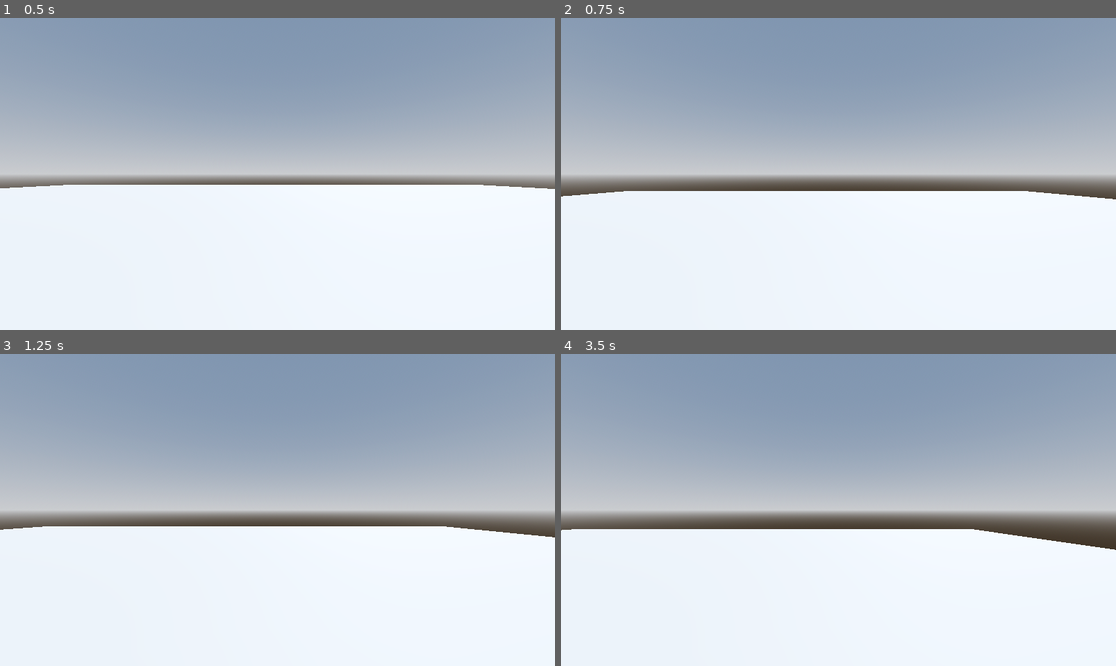
Above: before the commit, frames 1-4 (two rows, left to right).
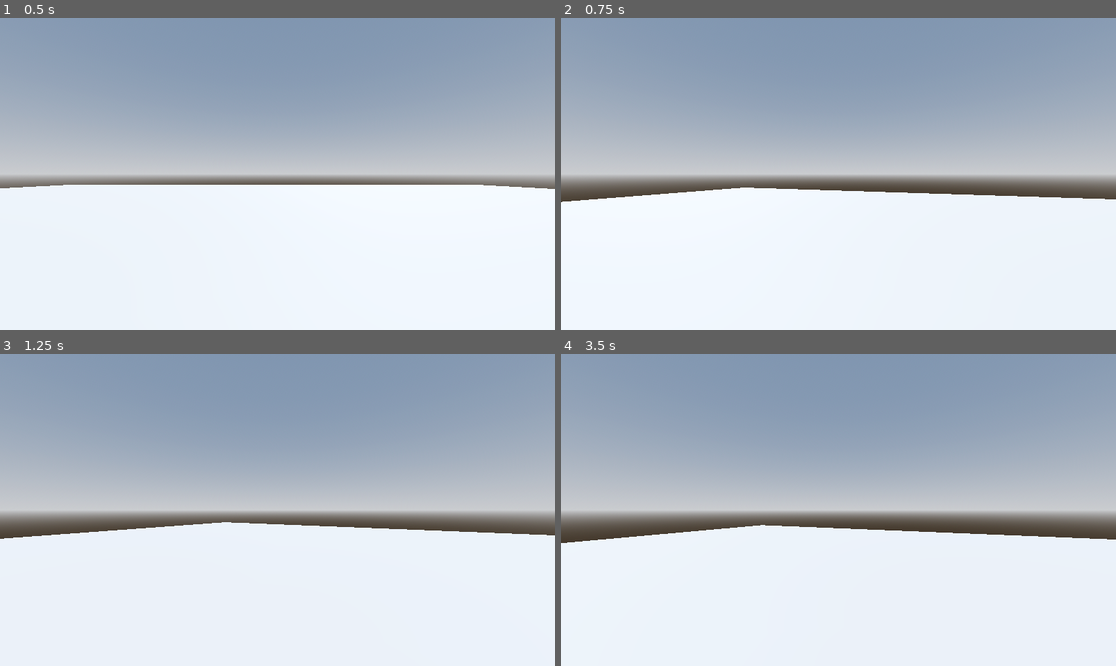
Above: after the commit, the same moments.

Repository: ellebell43/ylands-2
Game: Godot game, scene res://scenes/test.tscn
Same seed, same stepped clock (60 frames per second), same inputs: the game is played once before the commit and once after it. The project has no main scene, so this scene is started directly.
Inputs:
- Up to frame 1 (0.5 s): no input
- Up to frame 2 (0.75 s): tap Enter (ui_accept) at 0.5 s; hold Right (ui_right) from 0.53 s (still down)
- Up to frame 3 (1.25 s): keep holding Right (ui_right); tap Enter (ui_accept) at 0.77 s
- Up to frame 4 (3.5 s): release Right (ui_right) at 1.28 s; hold Down (ui_down) 1.28-2.03 s; tap Enter (ui_accept) at 1.52, 3.02 s; hold Right (ui_right) 2.03-2.78 s; hold Up (ui_up) from 2.78 s (still down)

Frame 1 is identical in both runs. In frame 2, 0.9% of the frame differs, in the area x 0-100%, y 54-60%; in frame 3, 1.0%; in frame 4, 1.3%, in the area x 0-100%, y 54-63%.

Commit message:
created general movement keys for the player and player can now rotate left and right. This scheme is temporary since it uses keys instead of cursor movement for player rotation

Diff:
--- a/project.godot
+++ b/project.godot
@@ -13,3 +13,36 @@
 config/name="ylands-2"
 config/features=PackedStringArray("4.5", "Forward Plus")
 config/icon="res://icon.svg"
+
+[input]
+
+move_right={
+"deadzone": 0.2,
+"events": [Object(InputEventKey,"resource_local_to_scene":false,"resource_name":"","device":-1,"window_id":0,"alt_pressed":false,"shift_pressed":false,"ctrl_pressed":false,"meta_pressed":false,"pressed":false,"keycode":0,"physical_keycode":68,"key_label":0,"unicode":100,"location":0,"echo":false,"script":null)
+]
+}
+move_left={
+"deadzone": 0.2,
+"events": [Object(InputEventKey,"resource_local_to_scene":false,"resource_name":"","device":-1,"window_id":0,"alt_pressed":false,"shift_pressed":false,"ctrl_pressed":false,"meta_pressed":false,"pressed":false,"keycode":0,"physical_keycode":65,"key_label":0,"unicode":97,"location":0,"echo":false,"script":null)
+]
+}
+move_back={
+"deadzone": 0.2,
+"events": [Object(InputEventKey,"resource_local_to_scene":false,"resource_name":"","device":-1,"window_id":0,"alt_pressed":false,"shift_pressed":false,"ctrl_pressed":false,"meta_pressed":false,"pressed":false,"keycode":0,"physical_keycode":83,"key_label":0,"unicode":115,"location":0,"echo":false,"script":null)
+]
+}
+move_forward={
+"deadzone": 0.2,
+"events": [Object(InputEventKey,"resource_local_to_scene":false,"resource_name":"","device":-1,"window_id":0,"alt_pressed":false,"shift_pressed":false,"ctrl_pressed":false,"meta_pressed":false,"pressed":false,"keycode":0,"physical_keycode":87,"key_label":0,"unicode":119,"location":0,"echo":false,"script":null)
+]
+}
+look_left={
+"deadzone": 0.2,
+"events": [Object(InputEventKey,"resource_local_to_scene":false,"resource_name":"","device":-1,"window_id":0,"alt_pressed":false,"shift_pressed":false,"ctrl_pressed":false,"meta_pressed":false,"pressed":false,"keycode":0,"physical_keycode":4194319,"key_label":0,"unicode":0,"location":0,"echo":false,"script":null)
+]
+}
+look_right={
+"deadzone": 0.2,
+"events": [Object(InputEventKey,"resource_local_to_scene":false,"resource_name":"","device":-1,"window_id":0,"alt_pressed":false,"shift_pressed":false,"ctrl_pressed":false,"meta_pressed":false,"pressed":false,"keycode":0,"physical_keycode":4194321,"key_label":0,"unicode":0,"location":0,"echo":false,"script":null)
+]
+}
--- a/scenes/player.gd
+++ b/scenes/player.gd
@@ -16,7 +16,7 @@
 
 	# Get the input direction and handle the movement/deceleration.
 	# As good practice, you should replace UI actions with custom gameplay actions.
-	var input_dir := Input.get_vector("ui_left", "ui_right", "ui_up", "ui_down")
+	var input_dir := Input.get_vector("move_left", "move_right", "move_forward", "move_back")
 	var direction := (transform.basis * Vector3(input_dir.x, 0, input_dir.y)).normalized()
 	if direction:
 		velocity.x = direction.x * SPEED
@@ -25,4 +25,9 @@
 		velocity.x = move_toward(velocity.x, 0, SPEED)
 		velocity.z = move_toward(velocity.z, 0, SPEED)
 
+	if (Input.is_action_pressed("look_left")):
+		rotate_y(.1)
+	if (Input.is_action_pressed("look_right")):
+		rotate_y(-.1)
+
 	move_and_slide()
